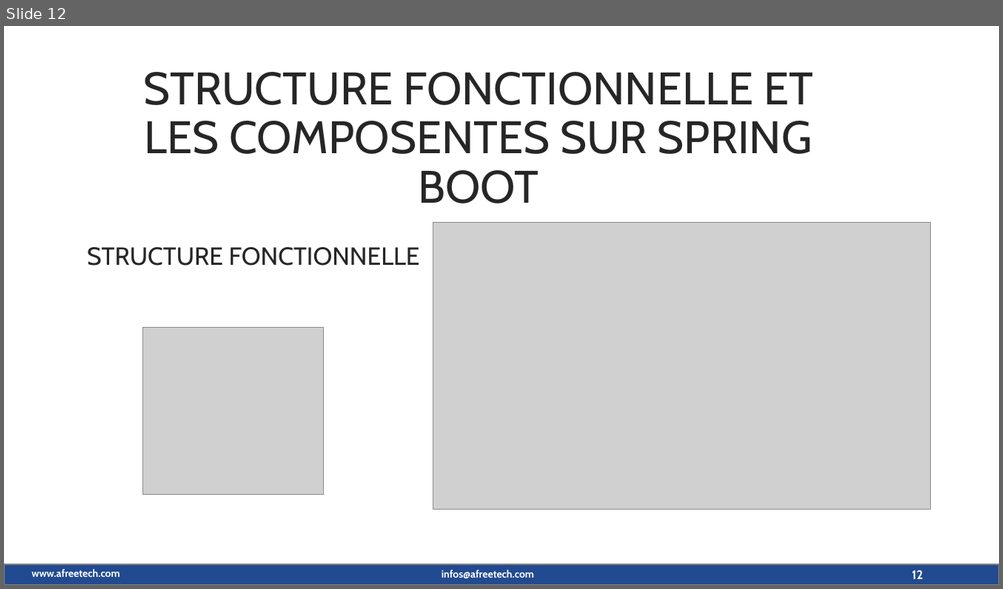
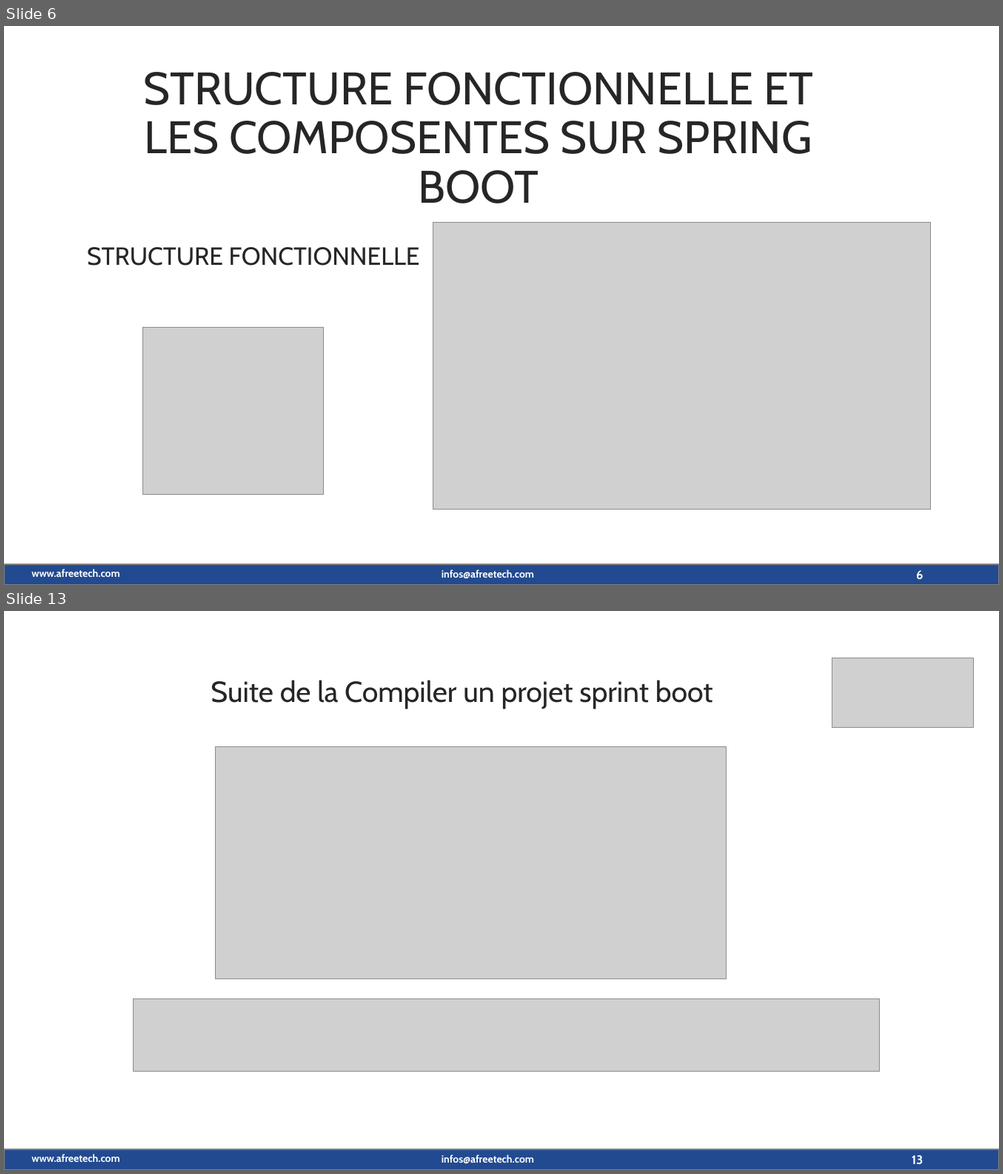
Before and after one commit to maximedorlin/maximedorlin, a slide deck: sprint boot.pptx. Shown one above the other, each under a label of ours: slide 12 before the commit, slides 6 and 13 after it; the slides between them are not shown. The pictures are 1003x589 and 1003x1174 pixels, drawn with LibreOffice and Linux fonts; fonts in the diff are those of the drawing; grey boxes stand for pictures; background and template pictures are left out. Boxes give left, top, right and bottom in pixels: in the first picture for what was removed or moved away, otherwise in the second. Text is boxed around its words. In the diff, an @@ line names an element or a change of style, - is before the commit and + after.

```diff
--- a/sprint boot.pptx
+++ b/sprint boot.pptx
@@ slide 13 added at (4,611,999,1170), background picture (left out); not listed: 3 template elements that a slide beside it also shows @@
@@ picture added at (832,658,974,727) @@
@@ text added at (210,680,713,709), 28 pt, text #262626 @@
+Suite de la Compiler un projet sprint boot
@@ picture added at (215,747,726,980) @@
@@ picture added at (133,999,879,1071) @@
@@ page number added at (911,1156,922,1165), 12 pt, text #FFFFFF, bold @@
+13
@@ what was slide 12 is now slide 6 @@
@@ page number at (916,571,922,580): text changed @@
-12
+6
```
Also in this commit, not shown: 8 slides changed, 2 other slides added, 5 slides removed.
